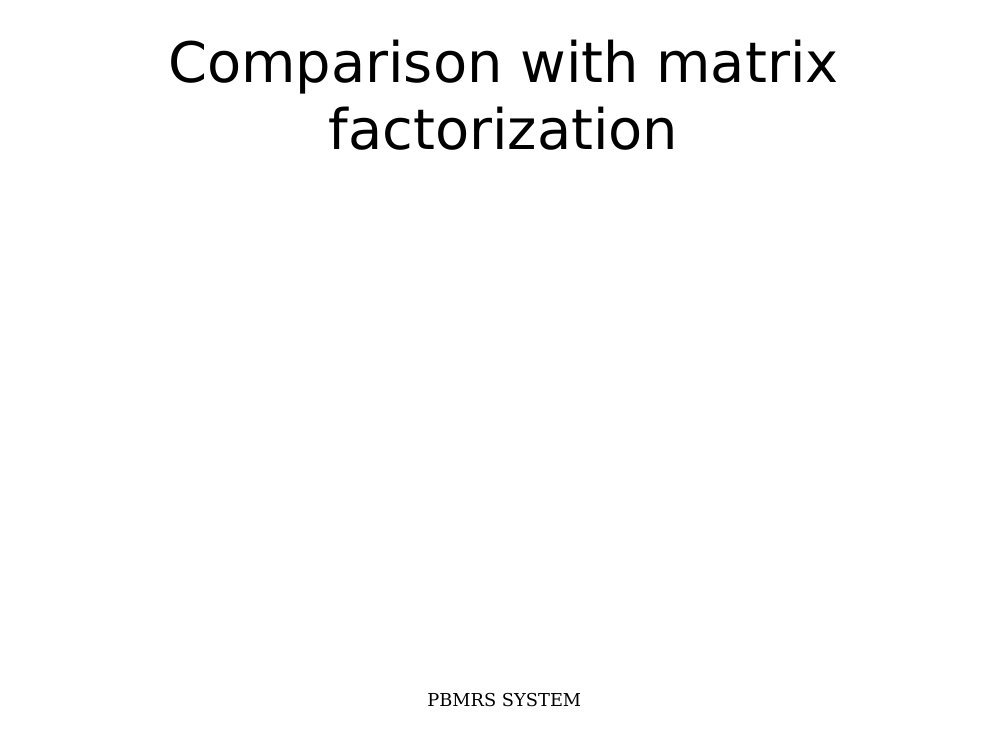
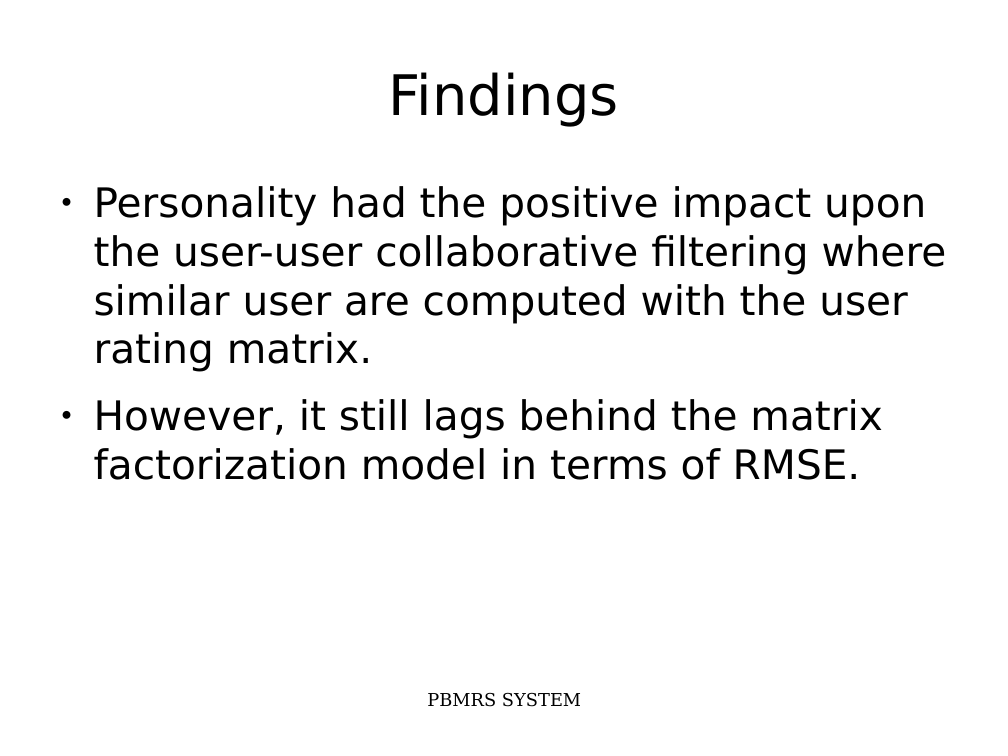
Before and after one commit to nbnbhattarai/ReportCollection, a slide deck: slide 11 of major_project_report/majorProjectSlides.odp (slide 10 before the commit). Drawn at 1008x756 pixels with LibreOffice and Linux fonts; fonts in the diff are those of the drawing. Boxes give left, top, right and bottom in pixels: in the first picture for what was removed or moved away, otherwise in the second. Text is boxed around its words. In the diff, an @@ line names an element or a change of style, - is before the commit and + after.

```diff
--- a/major_project_report/majorProjectSlides.odp
+++ b/major_project_report/majorProjectSlides.odp
@@ title at (389,72,619,127): text changed @@
-Comparison with matrix factorization
+Findings
@@ text added at (94,186,947,480), 32 pt, text #000000 @@
+● Personality had the positive impact upon the user-user collaborative filtering where similar user are computed with the user rating matrix.
+● However, it still lags behind the matrix factorization model in terms of RMSE.
```
Also in this commit, not shown: 5 other slides changed, 2 slides added, 1 slide removed, 1 other file.
